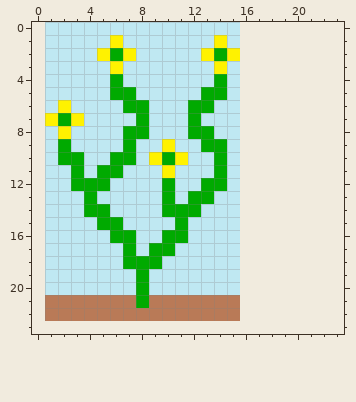
Two versions of one pixel-art sprite, tile_maps/flowers.png. This is how it looked before the edit.
The file is 15x23 pixels. The old version is drawn lined up with the new one, on the new canvas.
After:
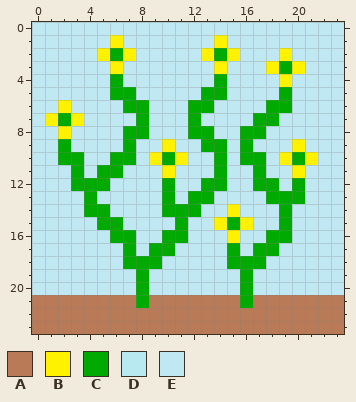
Palette (. is transparent): A #b97a57  B #fff200  C #00aa00  D #b8e9f0  E #bfe8f2
The edit:
canvas 15x23 -> 24x24, the old top-left corner now at 1,0
Colour A is added in row 21 at x 0 and 17 to 23; in row 22 at x 0 and 16 to 23; in row 23 at x 0 to 23.
Colour B is added in row 2 at x 19; in row 3 at x 18 and 20; in row 4 at x 19; in row 9 at x 20; in row 10 at x 19 and 21; in row 11 at x 20.
Colour B is added in row 15 at x 16.
Colour B replaces colour E in row 14 at x 15; in row 15 at x 14; in row 16 at x 15.
Colour C is added in row 3 at x 19; in row 5 at x 19; in row 6 at x 18 to 19; in row 7 at x 17 to 18; in row 8 at x 16 to 17; in row 9 at x 16.
Colour C is added in row 10 at x 16 to 17 and 20; in row 11 at x 17; in row 12 at x 17 to 18 and 20; in row 13 at x 18 to 20; in rows 14 to 15 at x 19; in row 16 at x 18 to 19.
Colour C is added in row 17 at x 17 to 18; in row 18 at x 16 to 17; in rows 19 to 21 at x 16.
Colour C replaces colour E in row 15 at x 15; in rows 17 to 18 at x 15.
Colour E is added in rows 0 to 1 at x 0 and 16 to 23; in row 2 at x 0, 16 to 18 and 20 to 23; in row 3 at x 0, 16 to 17 and 21 to 23; in rows 4 to 5 at x 0, 16 to 18 and 20 to 23; in row 6 at x 0, 16 to 17 and 20 to 23; in row 7 at x 0, 16 and 19 to 23.
Colour E is added in row 8 at x 0 and 18 to 23; in row 9 at x 0, 17 to 19 and 21 to 23; in row 10 at x 0, 18 and 22 to 23; in row 11 at x 0, 16, 18 to 19 and 21 to 23; in row 12 at x 0, 16, 19 and 21 to 23; in row 13 at x 0, 16 to 17 and 21 to 23.
Colour E is added in row 14 at x 0, 16 to 18 and 20 to 23; in row 15 at x 0, 17 to 18 and 20 to 23; in row 16 at x 0, 16 to 17 and 20 to 23; in row 17 at x 0, 16 and 19 to 23; in row 18 at x 0 and 18 to 23; in rows 19 to 20 at x 0 and 17 to 23.
Colour E replaces colour D in row 13 at x 5.
Boxes around the changes in both pictures, in picture pixels (x1, y1, x2, y2):
changed: (32, 22, 344, 334)
